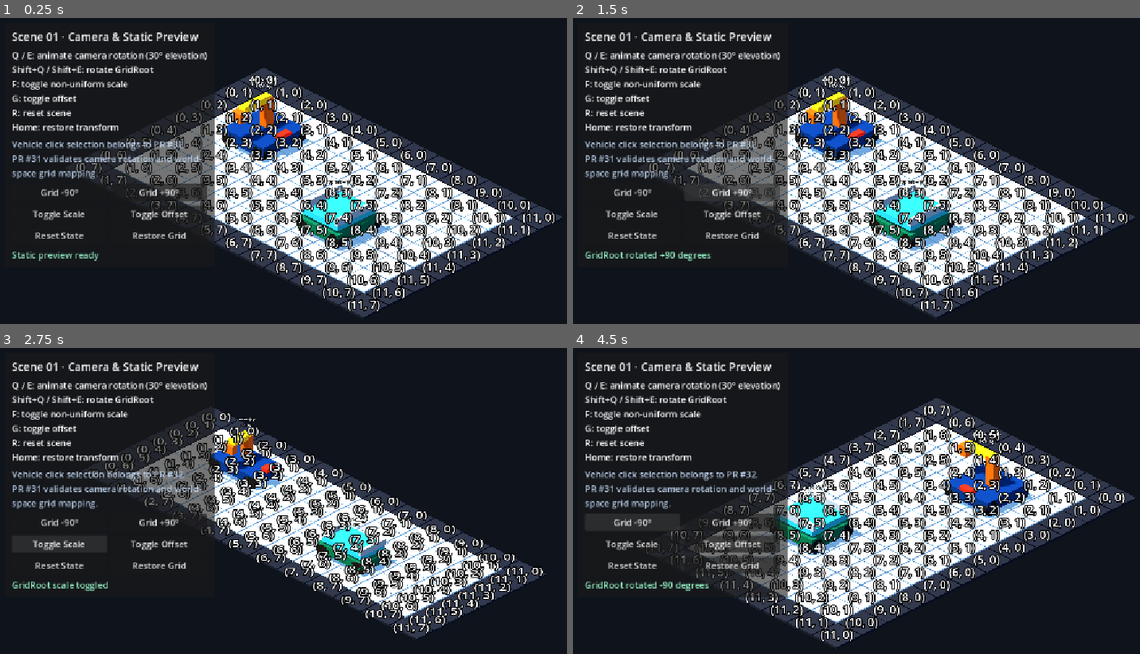
Above: before the commit, frames 1-4 (two rows, left to right).
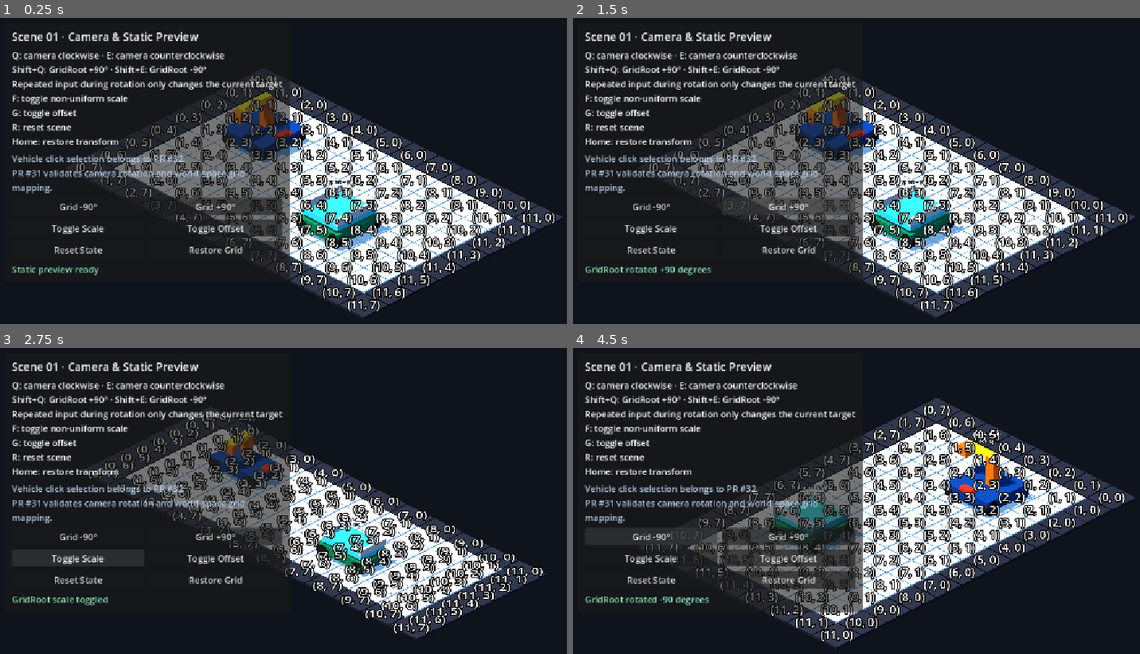
Above: after the commit, the same moments.

Repository: Ri0n72Y/automata
Game: Godot game, scene res://scenes/scene_01/scene_01_basic_packing.tscn
The game is run twice, just before and just after one commit, with the same random seed, the same clock (stepped at 60 frames per second) and the same inputs.
Inputs:
- Up to frame 1 (0.25 s): no input
- Up to frame 2 (1.5 s): click "Grid -90°" at 0.5 s; click "Grid +90°" at 1.25 s
- Up to frame 3 (2.75 s): click "Toggle Scale" at 2 s
- Up to frame 4 (4.5 s): click "Toggle Offset" at 2.75 s; click "Restore Grid" at 3.5 s; click "Grid -90°" at 4.25 s

The runs differ from the first frame. In frame 1, 12% of the frame differs, in the area x 1-52%, y 10-86%; in frame 2, 13%; in frame 3, 10%; in frame 4, 13%, in the area x 1-52%, y 10-87%.

Commit message:
docs(ui): show reversed camera and GridRoot controls

Diff:
--- a/scenes/scene_01/components/scene_01_manual_ui.tscn
+++ b/scenes/scene_01/components/scene_01_manual_ui.tscn
@@ -18,8 +18,8 @@
 layout_mode = 0
 offset_left = 16.0
 offset_top = 16.0
-offset_right = 372.0
-offset_bottom = 376.0
+offset_right = 392.0
+offset_bottom = 392.0
 mouse_filter = 1
 
 [node name="Margin" type="MarginContainer" parent="RootControl/Panel"]
@@ -40,7 +40,7 @@
 
 [node name="Instructions" type="Label" parent="RootControl/Panel/Margin/VBox"]
 layout_mode = 2
-text = "Q / E: animate camera rotation (30° elevation)\nShift+Q / Shift+E: rotate GridRoot\nF: toggle non-uniform scale\nG: toggle offset\nR: reset scene\nHome: restore transform"
+text = "Q: camera clockwise · E: camera counterclockwise\nShift+Q: GridRoot +90° · Shift+E: GridRoot -90°\nRepeated input during rotation only changes the current target\nF: toggle non-uniform scale\nG: toggle offset\nR: reset scene\nHome: restore transform"
 
 [node name="ScopeNote" type="Label" parent="RootControl/Panel/Margin/VBox"]
 layout_mode = 2
